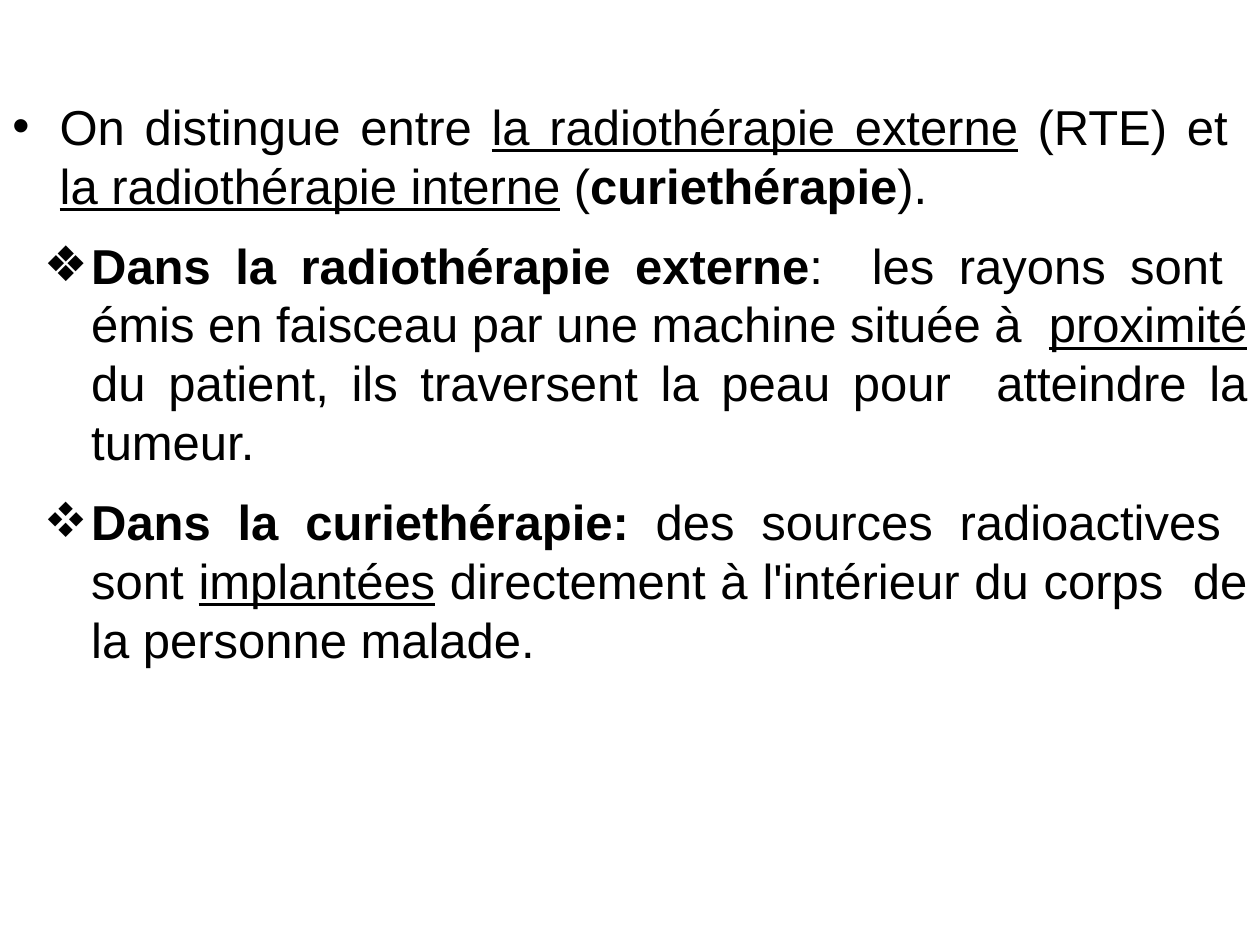
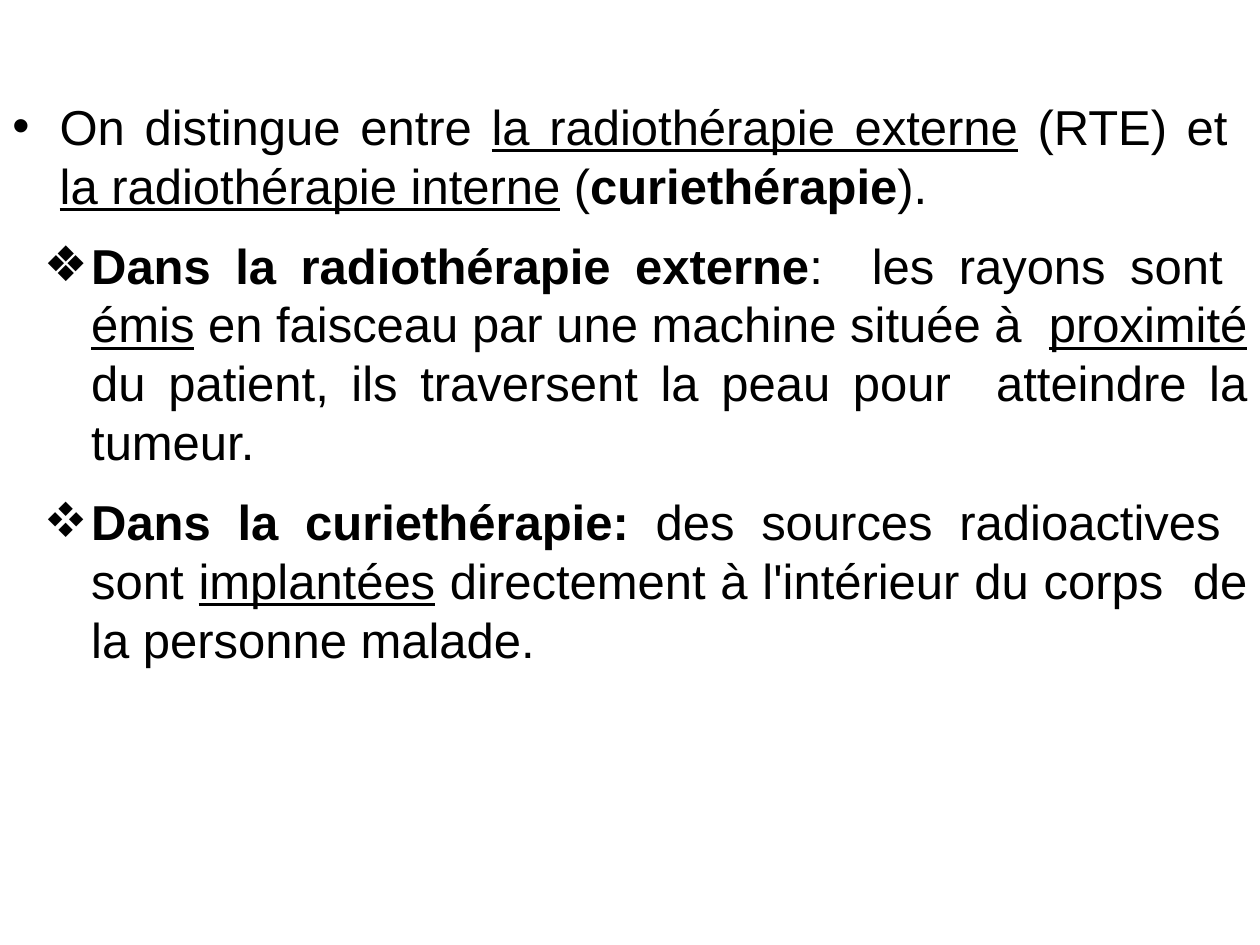
Before and after one commit to ay-learn/RT-ORL, a slide deck: slide 5 of power-point/biophysique.pptx. Drawn at 1260x945 pixels with LibreOffice and Linux fonts; fonts in the diff are those of the drawing; background and template pictures are left out. Boxes give left, top, right and bottom in pixels: in the first picture for what was removed or moved away, otherwise in the second. Text is boxed around its words. In the diff, an @@ line names an element or a change of style, - is before the commit and + after.

```diff
--- a/power-point/biophysique.pptx
+++ b/power-point/biophysique.pptx
@@ text at box(91, 248, 1248, 461): underline on in "émis" @@
```
Also in this commit, not shown: 12 other slides changed, 1 slide added, 2 slides removed.
